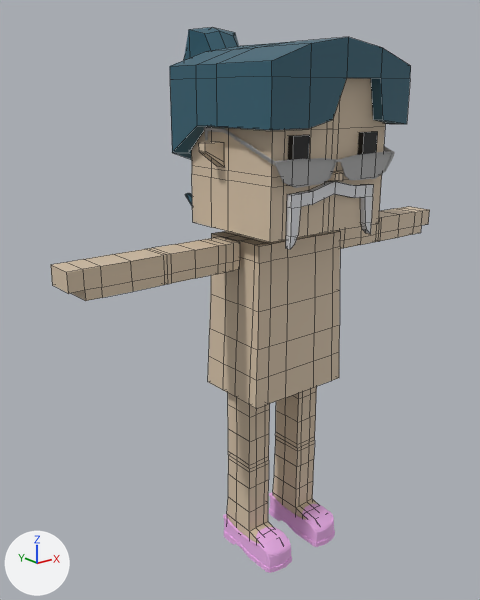
The FBX model mustachiorascals/fbx/c701ef13-ff6e-4f69-b039-c13a1a6f082c.fbx, before and after one commit.
Rendered twice from a camera (50 mm lens) standing at (-0.024, -0.0257, 0.0262) and looking at (-0.0006, 0.0036, 0.0145). Arrows for +X, +Y and +Z are at lower left; the lights stay in place. Mesh edges are drawn as thin lines on the coarser meshes. Where no turn or scale is listed for an object, it has been applied to the vertices.

Names of what the first picture shows: 'ew_tiny_glasses', 'f_loafers', 'h_ponytail', 'm_sanchez', 'mustachio_arms', 'mustachio_body', 'mustachio_eyes', 'mustachio_head', 'mustachio_legs'.
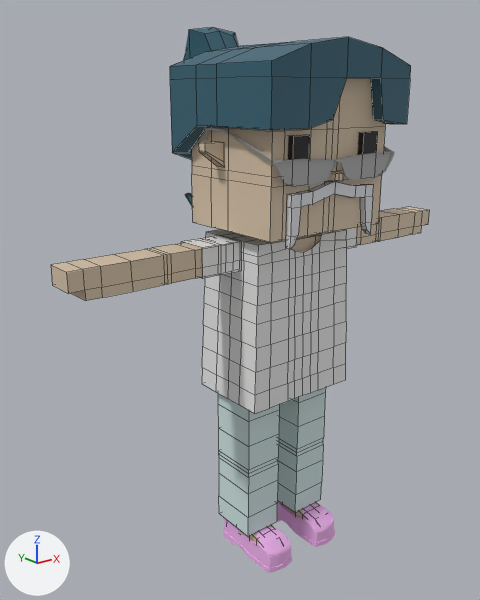
Diff of the bpy script that builds the scene:
```diff
--- a/mustachiorascals/fbx/c701ef13-ff6e-4f69-b039-c13a1a6f082c.fbx.py
+++ b/mustachiorascals/fbx/c701ef13-ff6e-4f69-b039-c13a1a6f082c.fbx.py
@@ mat_upper_garment_1 @@
+mat_upper_garment_1 = principled_material('upper_garment_1')
+mat_upper_garment_1.base_color = (0.8, 0.8, 0.8)  # white #e7e7e7
@@ mat_lower_garment @@
+mat_lower_garment = principled_material('lower_garment')
+mat_lower_garment.base_color = (0.62, 0.776, 0.761)  # light grey #cee4e2
@@ me_mesh_012 @@
+me_mesh_012.from_pydata(...)  # 24 vertices, 18 faces; spans x -0.00561..0.00561, y 0.00027..0.00209, z 0.01737..0.01893
+me_mesh_012.materials.append(mat_upper_garment_1)  # white #e7e7e7
@@ me_mesh_011 @@
+me_mesh_011.from_pydata(...)  # 230 vertices, 212 faces; spans x -0.00349..0.00349, y -0.0013..0.00353, z 0.00994..0.01894
+me_mesh_011.materials.append(mat_upper_garment_1)  # white #e7e7e7
@@ me_mesh_004_1 @@
+me_mesh_004_1.from_pydata(...)  # 72 vertices, 64 faces; spans x -0.003..0.003, y -0.00018..0.00265, z 0.00139..0.01069
+me_mesh_004_1.materials.append(mat_lower_garment)  # light grey #cee4e2
@@ ob_c_shirt_2 @@
+ob_c_shirt_2 = bpy.data.objects.new('c_shirt_2', me_mesh_012)
+ob_c_shirt_2.location = (0.0, 0.0, 0.0)
@@ ob_c_shirt_1 @@
+ob_c_shirt_1 = bpy.data.objects.new('c_shirt_1', me_mesh_011)
+ob_c_shirt_1.location = (0.0, 0.0, 0.0)
@@ ob_c_pants @@
+ob_c_pants = bpy.data.objects.new('c_pants', me_mesh_004_1)
+ob_c_pants.location = (0.0, 0.0, 0.0)
```

Where the change shows, as pixel boxes (x1, y1, x2, y2) in the pictures (480 x 600 px):
'c_shirt_1', added
    after: (202, 229, 347, 414)
'c_pants', added
    after: (218, 387, 326, 537)
'c_shirt_2', added
    after: (181, 227, 357, 279)
'mustachio_body', unchanged, covered by the edit
    before: (208, 231, 341, 409)
    after: (291, 234, 321, 252)
'mustachio_legs', unchanged, covered by the edit
    before: (227, 386, 317, 544)
    after: (237, 501, 317, 544)
